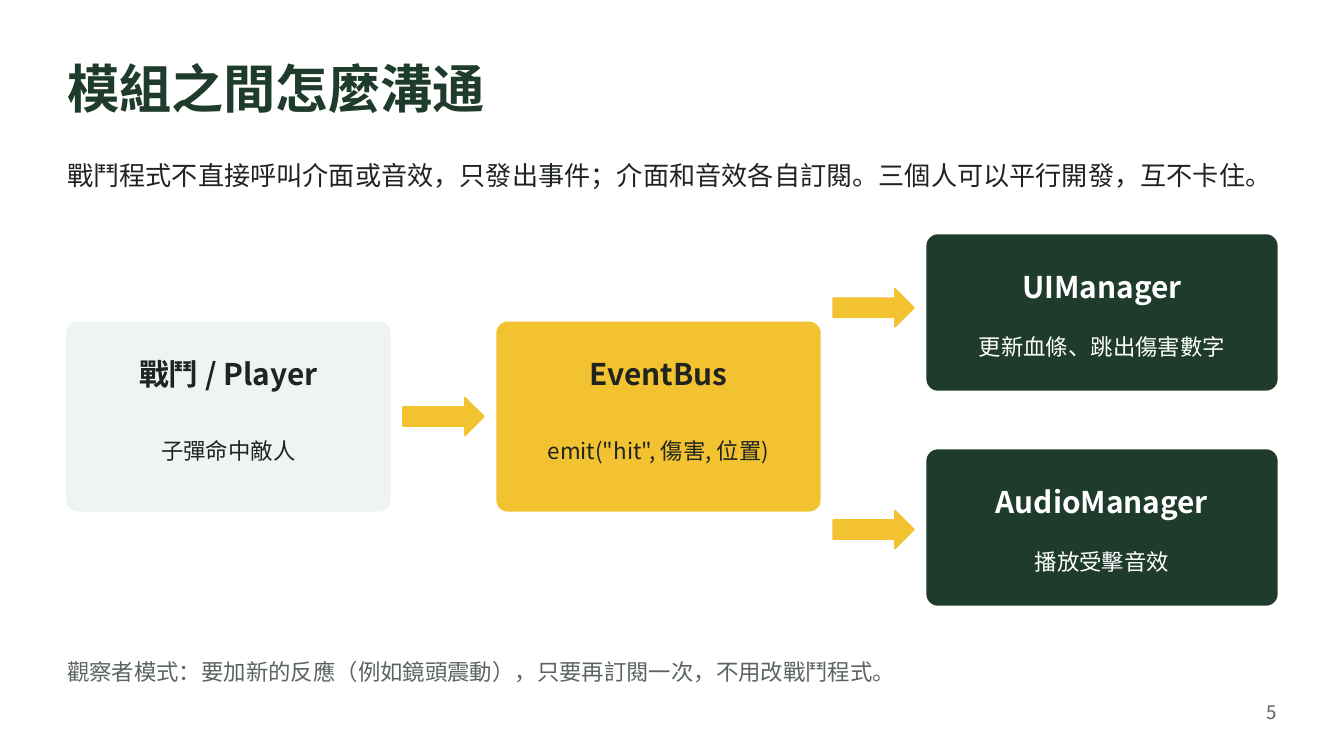
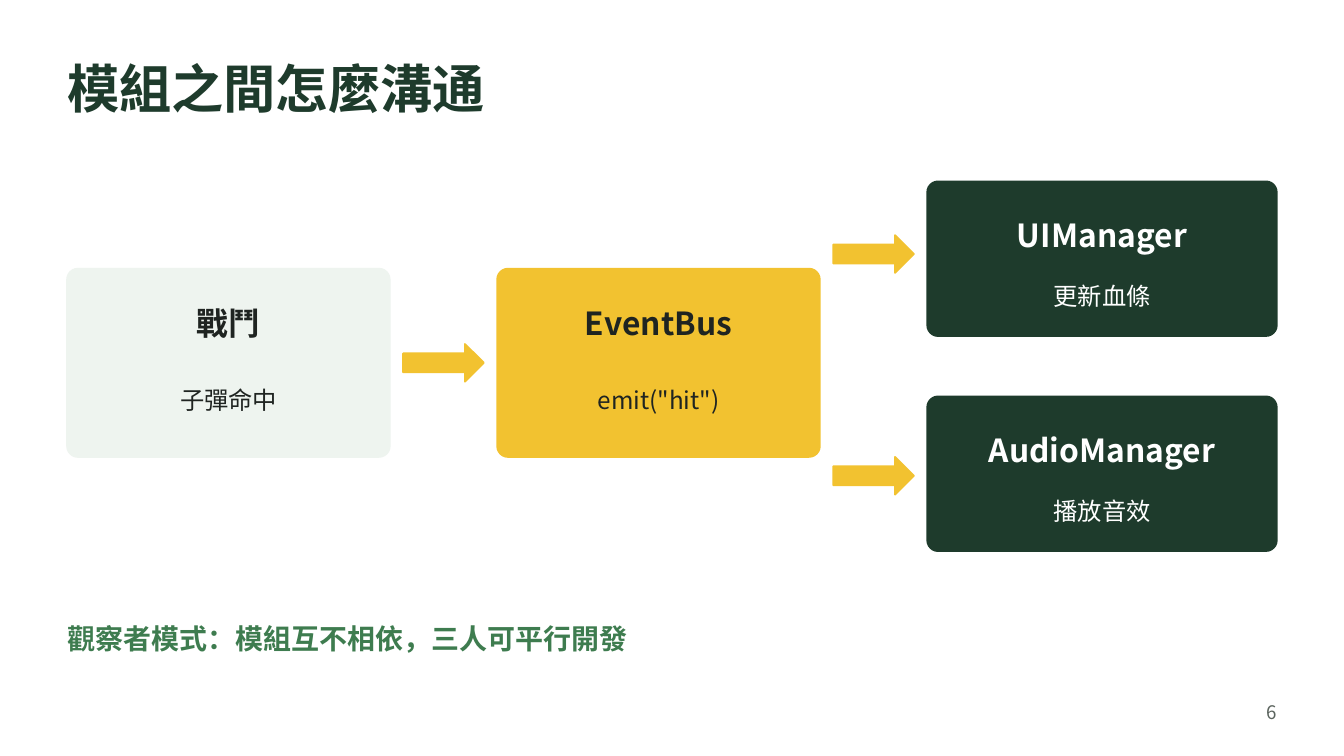
Before and after one commit to MoobyMoo/AOOP_Final_Project_Group_1, a slide deck: slide 6 of docs/AOOP_Group1_Build_Plan.pptx (slide 5 before the commit). Drawn at 1344x756 pixels with LibreOffice and Linux fonts; fonts in the diff are those of the drawing. Boxes give left, top, right and bottom in pixels: in the first picture for what was removed or moved away, otherwise in the second. Text is boxed around its words. In the diff, an @@ line names an element or a change of style, - is before the commit and + after.

```diff
--- a/docs/AOOP_Group1_Build_Plan.pptx
+++ b/docs/AOOP_Group1_Build_Plan.pptx
@@ text removed at [67, 163, 1271, 189] @@
-戰鬥程式不直接呼叫介面或音效，只發出事件；介面和音效各自訂閱。三個人可以平行開發，互不卡住。
@@ right arrow: place and size @@
-right arrow at [833, 511, 914, 548]
+right arrow at [833, 235, 914, 273]
@@ text at [1054, 284, 1151, 307]: text changed; size 12 to 13 pt @@
-更新血條、跳出傷害數字
+更新血條
@@ text at [197, 308, 261, 338]: text changed; size 16 to 17 pt @@
-戰鬥 / Player
+戰鬥
@@ text at [180, 388, 277, 411]: text changed; size 12 to 13 pt @@
-子彈命中敵人
+子彈命中
@@ text at [598, 389, 719, 414]: text changed; size 12 to 13 pt @@
-emit("hit", 傷害, 位置)
+emit("hit")
@@ 4 rounded rectangles, 1 right arrow: place and size @@
-4 rounded rectangles, 1 right arrow at [67, 235, 1277, 605]
+4 rounded rectangles, 1 right arrow at [67, 181, 1277, 551]
@@ 3 texts: place and size @@
-3 texts at [590, 276, 1208, 521]
+3 texts at [585, 223, 1215, 470]
@@ size 16 to 17 pt in 3 elements at [585, 311, 732, 336], [1017, 223, 1187, 255], [989, 436, 1215, 470] @@
@@ right arrow: place and size @@
-right arrow at [833, 289, 914, 327]
+right arrow at [833, 457, 914, 495]
@@ text at [1054, 499, 1151, 522]: text changed; size 12 to 13 pt @@
-播放受擊音效
+播放音效
@@ text added at [67, 625, 627, 653], 15 pt, text #3E7C4F, bold @@
+觀察者模式：模組互不相依，三人可平行開發
@@ text removed at [67, 661, 895, 682] @@
-觀察者模式：要加新的反應（例如鏡頭震動），只要再訂閱一次，不用改戰鬥程式。
@@ text at [1266, 705, 1276, 719]: text changed @@
-5
+6
```
Also in this commit, not shown: 6 other slides changed, 2 slides added, 1 slide removed, 4 other files.
